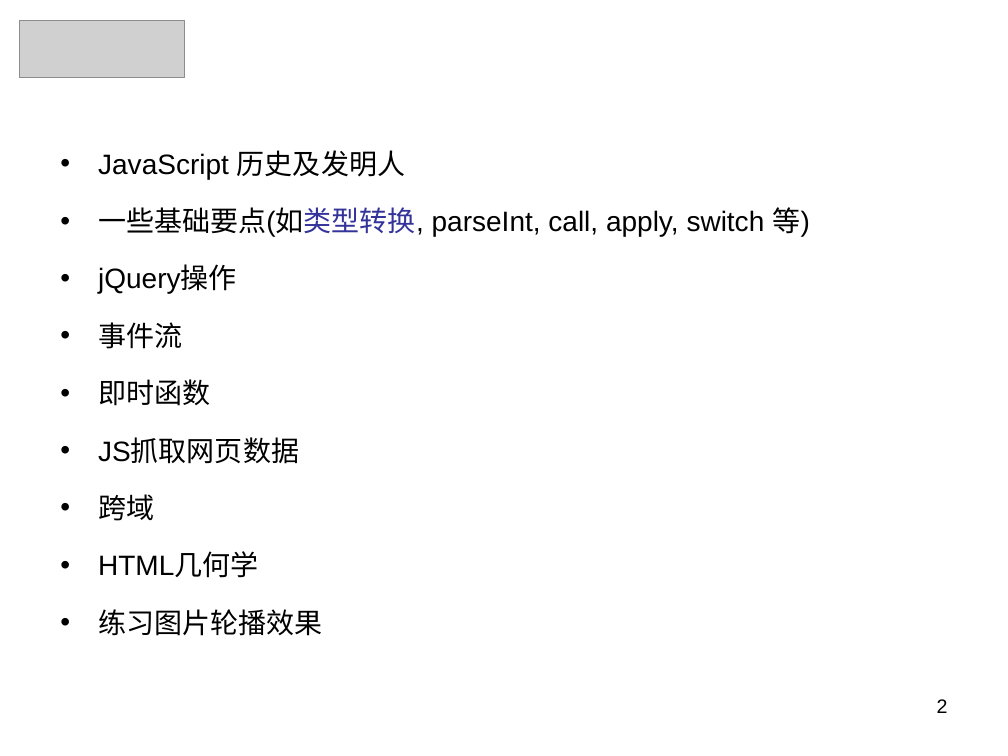
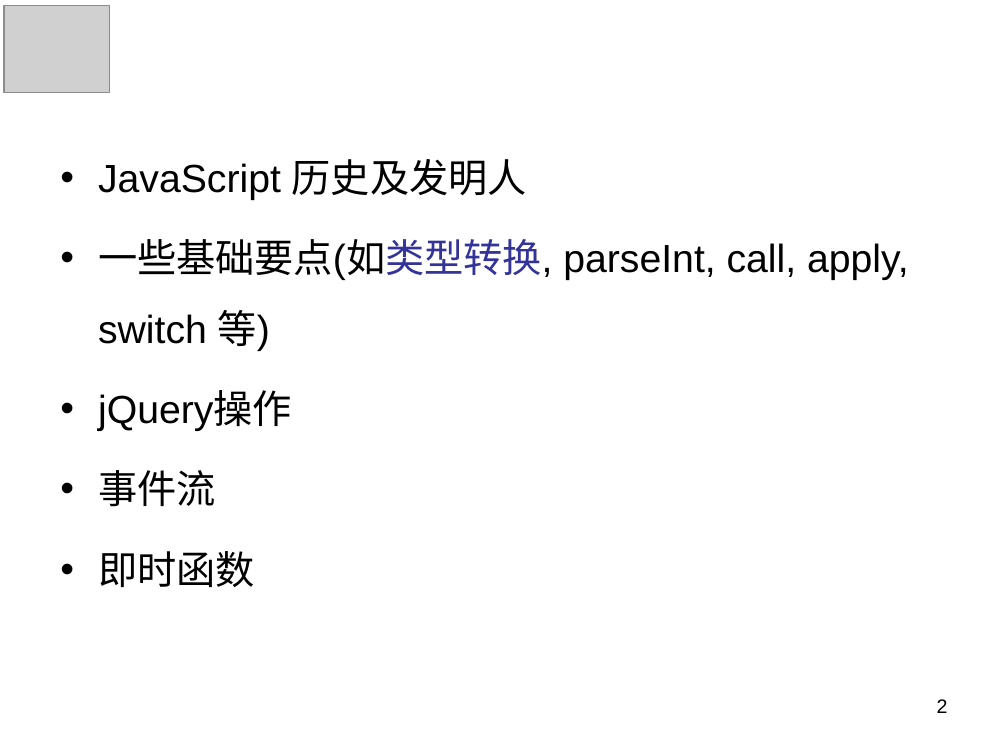
Before and after one commit to panxuepeng/javascript, a slide deck: slide 2 of ppt/1-1（第一天课程）.ppt. Drawn at 1008x756 pixels with LibreOffice and Linux fonts; fonts in the diff are those of the drawing; grey boxes stand for pictures. Boxes give left, top, right and bottom in pixels: in the first picture for what was removed or moved away, otherwise in the second. Text is boxed around its words. In the diff, an @@ line names an element or a change of style, - is before the commit and + after.

Commit message:
ppt

```diff
--- a/ppt/1-1（第一天课程）.ppt
+++ b/ppt/1-1（第一天课程）.ppt
@@ picture: place and size @@
-picture at [20,21,185,78]
+picture at [4,5,110,93]
@@ text "JavaScript 历史及发明人" at [98,159,909,587]: size 20 to 28 pt; more space between paragraphs @@
@@ text at [98,439,322,636]: paragraphs removed @@
-• JS抓取网页数据
-• 跨域
-• HTML几何学
-• 练习图片轮播效果
```
Also in this commit, not shown: 58 other slides changed, 13 slides added, 2 slides removed, 1 other file.
